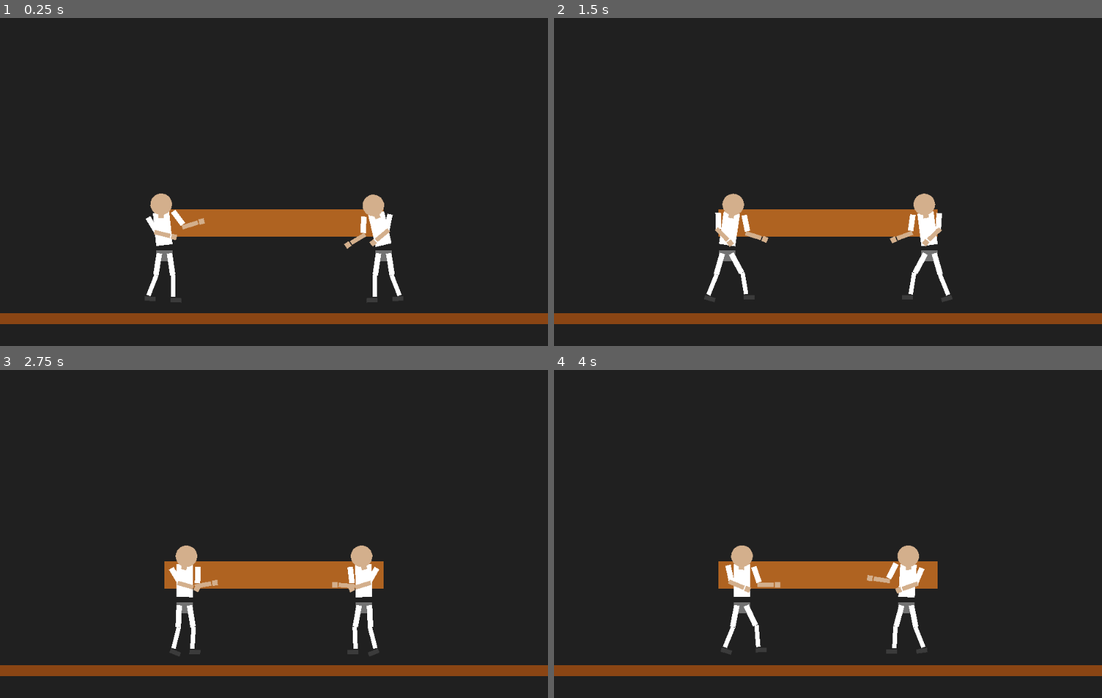
Above: before the commit, frames 1-4 (two rows, left to right).
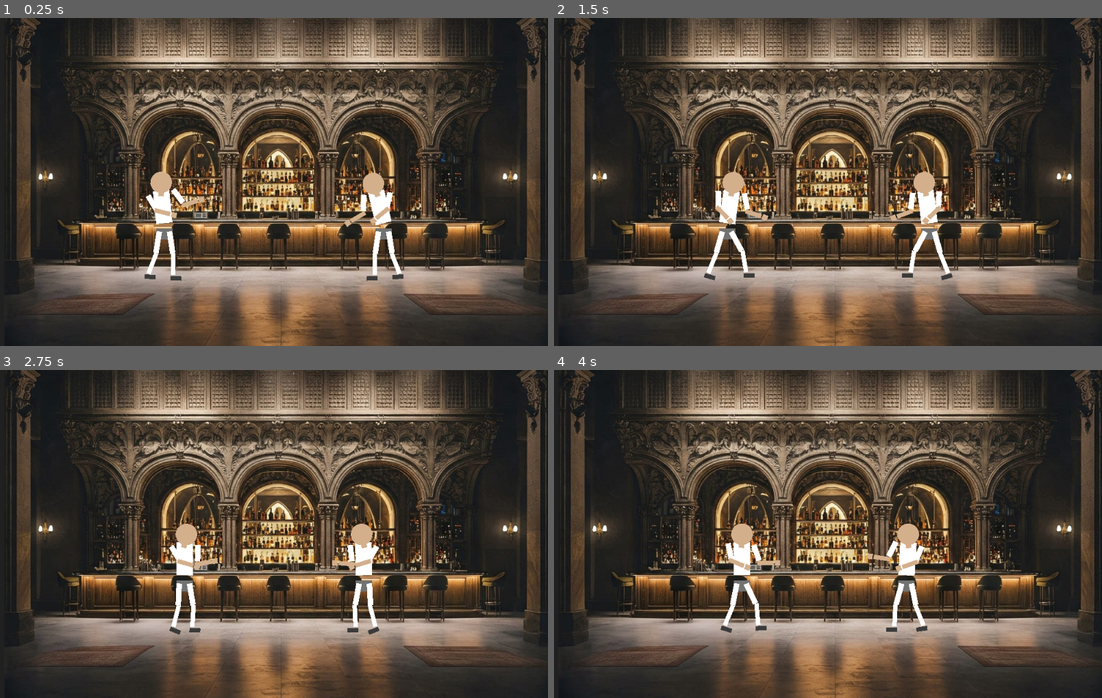
Above: after the commit, the same moments.

Repository: giripriyadarshan/ubc-game
Game: Godot game, scene res://bar.tscn
Same seed, same stepped clock (60 frames per second), same inputs: the game is played once before the commit and once after it. The project has no main scene, so this scene is started directly.
Inputs:
- Up to frame 1 (0.25 s): no input
- Up to frame 2 (1.5 s): hold D (p1_right) 0.53-1.28 s; tap Left (p2_left) at 0.6 s; hold A (p1_left) from 1.28 s (still down); tap Right (p2_right) at 1.35 s
- Up to frame 3 (2.75 s): release A (p1_left) at 2.03 s; hold D (p1_right) from 2.03 s (still down); tap Left (p2_left) at 2.1 s
- Up to frame 4 (4 s): tap Right (p2_right) at 2.85 s; release D (p1_right) at 3.53 s; hold A (p1_left) from 3.53 s (still down); tap Left (p2_left) at 3.6 s

The runs differ from the first frame. In frame 1, 60% of the frame differs, in the area x 0-100%, y 0-100%; in frame 2, 60%; in frame 3, 60%; in frame 4, 60%.

Commit message:
bar layout and assets aligned

Diff:
--- a/bar.tscn
+++ b/bar.tscn
@@ -1,6 +1,7 @@
-[gd_scene load_steps=5 format=3 uid="uid://c0d6eii46lilc"]
+[gd_scene load_steps=6 format=3 uid="uid://c0d6eii46lilc"]
 
 [ext_resource type="Script" uid="uid://bxjuynu3s5b2" path="res://bar.gd" id="1_sbg6f"]
+[ext_resource type="Texture2D" uid="uid://86yq3ovleq4i" path="res://Assets/bar.jpg" id="2_sbg6f"]
 
 [sub_resource type="RectangleShape2D" id="RectangleShape2D_nj6yy"]
 size = Vector2(1000, 20)
@@ -20,13 +21,19 @@
 offset_bottom = 600.0
 color = Color(0.12549, 0.12549, 0.12549, 1)
 
+[node name="Sprite2D" type="Sprite2D" parent="."]
+position = Vector2(505.46, 204.5)
+scale = Vector2(0.621925, 0.618125)
+texture = ExtResource("2_sbg6f")
+
 [node name="Floor" type="StaticBody2D" parent="."]
-position = Vector2(500, 550)
+position = Vector2(500, 510)
 
 [node name="CollisionShape2D" type="CollisionShape2D" parent="Floor"]
 shape = SubResource("RectangleShape2D_nj6yy")
 
 [node name="ColorRect" type="ColorRect" parent="Floor"]
+visible = false
 offset_left = -500.0
 offset_top = -10.0
 offset_right = 500.0
@@ -34,7 +41,8 @@
 color = Color(0.541176, 0.270588, 0.0784314, 1)
 
 [node name="BarCounter" type="StaticBody2D" parent="."]
-position = Vector2(500, 400)
+visible = false
+position = Vector2(500, 360)
 
 [node name="CollisionShape2D" type="CollisionShape2D" parent="BarCounter"]
 position = Vector2(0, -25)
--- a/stickman.tscn
+++ b/stickman.tscn
@@ -3724,7 +3724,7 @@
 [node name="Torso" type="Bone2D" parent="CharacterBody2D/Skeleton2D/Hip"]
 position = Vector2(0, -20)
 rotation = -0.181377
-scale = Vector2(0.999928, 0.999928)
+scale = Vector2(0.999909, 0.999909)
 rest = Transform2D(1, 0, 0, 1, 0, -20)
 
 [node name="TorsoSprite" type="Polygon2D" parent="CharacterBody2D/Skeleton2D/Hip/Torso"]
@@ -3735,7 +3735,7 @@
 [node name="Neck" type="Bone2D" parent="CharacterBody2D/Skeleton2D/Hip/Torso"]
 position = Vector2(0, -60)
 rotation = 0.122044
-scale = Vector2(0.99997, 0.99997)
+scale = Vector2(0.999969, 0.999969)
 rest = Transform2D(1, 0, 0, 1, 0, -60)
 
 [node name="NeckSprite" type="Polygon2D" parent="CharacterBody2D/Skeleton2D/Hip/Torso/Neck"]
@@ -3748,7 +3748,7 @@
 rest = Transform2D(1, 0, 0, 1, 0, -15)
 
 [node name="HeadSprite" type="Node2D" parent="CharacterBody2D/Skeleton2D/Hip/Torso/Neck/Head"]
-scale = Vector2(1.00012, 1.00012)
+scale = Vector2(1.00001, 1.00001)
 
 [node name="Circle" type="Polygon2D" parent="CharacterBody2D/Skeleton2D/Hip/Torso/Neck/Head/HeadSprite"]
 color = Color(0.827451, 0.686275, 0.54902, 1)
@@ -3762,13 +3762,13 @@
 [node name="ShoulderL" type="Bone2D" parent="CharacterBody2D/Skeleton2D/Hip/Torso"]
 position = Vector2(-15, -55)
 rotation = -0.377157
-scale = Vector2(0.999953, 0.999953)
+scale = Vector2(0.999941, 0.999941)
 rest = Transform2D(0.896506, -0.442972, 0.442972, 0.896506, -15, -55)
 
 [node name="UpperArmL" type="Bone2D" parent="CharacterBody2D/Skeleton2D/Hip/Torso/ShoulderL"]
 position = Vector2(-9.99973, 0.000244141)
 rotation = -0.0697027
-scale = Vector2(0.999971, 0.999971)
+scale = Vector2(0.999959, 0.999959)
 rest = Transform2D(0.828198, 0.560436, -0.560436, 0.828198, -9.99973, 0.000244141)
 
 [node name="UpperArmSpriteL" type="Polygon2D" parent="CharacterBody2D/Skeleton2D/Hip/Torso/ShoulderL/UpperArmL"]
@@ -3785,11 +3785,11 @@
 [node name="ForearmL" type="Bone2D" parent="CharacterBody2D/Skeleton2D/Hip/Torso/ShoulderL/UpperArmL"]
 position = Vector2(0.000366211, 30.0022)
 rotation = -0.901037
-scale = Vector2(0.999976, 0.999976)
+scale = Vector2(0.999963, 0.999963)
 rest = Transform2D(0.971996, -0.235, 0.235, 0.971996, 0.000366211, 30.0022)
 
 [node name="ForearmSpriteL" type="Polygon2D" parent="CharacterBody2D/Skeleton2D/Hip/Torso/ShoulderL/UpperArmL/ForearmL"]
-scale = Vector2(0.994814, 0.994814)
+scale = Vector2(0.995109, 0.995109)
 color = Color(0.827451, 0.686275, 0.54902, 1)
 polygon = PackedVector2Array(-4, -5, 4, -5, 4, 25, -4, 25)
 
@@ -3803,8 +3803,8 @@
 rest = Transform2D(1, 0, 0, 1, 0, 30)
 
 [node name="HandSpriteL" type="Polygon2D" parent="CharacterBody2D/Skeleton2D/Hip/Torso/ShoulderL/UpperArmL/ForearmL/HandL"]
-rotation = 2.87468e-05
-scale = Vector2(0.99525, 0.99525)
+rotation = 2.91515e-05
+scale = Vector2(0.995874, 0.995874)
 color = Color(0.827451, 0.686275, 0.54902, 1)
 polygon = PackedVector2Array(-5, -3, 5, -3, 5, 7, -5, 7)
 
@@ -3816,18 +3816,18 @@
 [node name="ShoulderR" type="Bone2D" parent="CharacterBody2D/Skeleton2D/Hip/Torso"]
 position = Vector2(15, -55)
 rotation = -0.108746
-scale = Vector2(0.999962, 0.999962)
+scale = Vector2(0.999948, 0.999948)
 rest = Transform2D(0.997856, 0.0654391, -0.0654391, 0.997856, 15, -55)
 
 [node name="UpperArmR" type="Bone2D" parent="CharacterBody2D/Skeleton2D/Hip/Torso/ShoulderR"]
 position = Vector2(10.0005, -0.00012207)
 rotation = -0.510447
-scale = Vector2(0.999942, 0.999942)
+scale = Vector2(0.999925, 0.999925)
 rest = Transform2D(1, 1.74846e-07, -1.74846e-07, 1, 10.0005, -0.00012207)
 
 [node name="UpperArmSpriteR" type="Polygon2D" parent="CharacterBody2D/Skeleton2D/Hip/Torso/ShoulderR/UpperArmR"]
-rotation = 3.14539e-05
-scale = Vector2(1.00008, 1.00008)
+rotation = 3.25113e-05
+scale = Vector2(1.00009, 1.00009)
 color = Color(0.356863, 0.356863, 0.356863, 1)
 offset = Vector2(-0.289734, -0.270401)
 polygon = PackedVector2Array(-5, -5, 5, -5, 5, 25, -5, 25)
@@ -3840,11 +3840,11 @@
 [node name="ForearmR" type="Bone2D" parent="CharacterBody2D/Skeleton2D/Hip/Torso/ShoulderR/UpperArmR"]
 position = Vector2(-6.10352e-05, 30.0001)
 rotation = -1.34565
-scale = Vector2(0.999957, 0.999957)
+scale = Vector2(0.999946, 0.999946)
 rest = Transform2D(1, 1.74845e-07, -1.74845e-07, 1, -6.10352e-05, 30.0001)
 
 [node name="ForearmSpriteR" type="Polygon2D" parent="CharacterBody2D/Skeleton2D/Hip/Torso/ShoulderR/UpperArmR/ForearmR"]
-scale = Vector2(1.00091, 1.00059)
+scale = Vector2(1.00093, 1.00061)
 color = Color(0.827451, 0.686275, 0.54902, 1)
 polygon = PackedVector2Array(-4, -5, 4, -5, 4, 25, -4, 25)
 
@@ -3859,7 +3859,7 @@
 rest = Transform2D(1, 0, 0, 1, 0, 30)
 
 [node name="HandSpriteR" type="Polygon2D" parent="CharacterBody2D/Skeleton2D/Hip/Torso/ShoulderR/UpperArmR/ForearmR/HandR"]
-scale = Vector2(1.00091, 1.00091)
+scale = Vector2(1.00093, 1.00093)
 color = Color(0.827451, 0.686275, 0.54902, 1)
 polygon = PackedVector2Array(-5, -3, 5, -3, 5, 7, -5, 7)
 
@@ -3871,7 +3871,7 @@
 [node name="ThighL" type="Bone2D" parent="CharacterBody2D/Skeleton2D/Hip"]
 position = Vector2(-10, 0)
 rotation = 0.160089
-scale = Vector2(0.999958, 0.999958)
+scale = Vector2(0.999936, 0.999936)
 rest = Transform2D(0.998739, 0.0497265, -0.0497265, 0.998739, -10, 0)
 
 [node name="ThighSpriteL" type="Polygon2D" parent="CharacterBody2D/Skeleton2D/Hip/ThighL"]
@@ -3887,12 +3887,12 @@
 [node name="LowerLegL" type="Bone2D" parent="CharacterBody2D/Skeleton2D/Hip/ThighL"]
 position = Vector2(-0.00765991, 40.0044)
 rotation = 0.213037
-scale = Vector2(0.999966, 0.999966)
+scale = Vector2(0.999953, 0.999953)
 rest = Transform2D(0.999976, 0.000229388, -0.000229388, 0.999976, -0.00765991, 40.0044)
 
 [node name="LowerLegSpriteL" type="Polygon2D" parent="CharacterBody2D/Skeleton2D/Hip/ThighL/LowerLegL"]
-rotation = -8.5408e-05
-scale = Vector2(1.00146, 1.00146)
+rotation = -8.90111e-05
+scale = Vector2(1.00143, 1.00143)
 color = Color(0.356863, 0.356863, 0.356863, 1)
 polygon = PackedVector2Array(-4, -5, 4, -5, 4, 35, -4, 35)
 
@@ -3907,8 +3907,8 @@
 rest = Transform2D(1, 0, 0, 1, 0, 40)
 
 [node name="FootSpriteL" type="Polygon2D" parent="CharacterBody2D/Skeleton2D/Hip/ThighL/LowerLegL/FootL"]
-rotation = -5.80097e-05
-scale = Vector2(1.00142, 1.00142)
+rotation = -5.71639e-05
+scale = Vector2(1.00138, 1.00138)
 color = Color(0.231373, 0.231373, 0.231373, 1)
 polygon = PackedVector2Array(-5, -3, 15, -3, 15, 5, -5, 5)
 
@@ -3920,11 +3920,11 @@
 [node name="ThighR" type="Bone2D" parent="CharacterBody2D/Skeleton2D/Hip"]
 position = Vector2(10, 0)
 rotation = -0.148885
-scale = Vector2(0.999994, 0.999994)
+scale = Vector2(0.99998, 0.99998)
 rest = Transform2D(1, 0, 0, 1, 10, 0)
 
 [node name="ThighSpriteR" type="Polygon2D" parent="CharacterBody2D/Skeleton2D/Hip/ThighR"]
-scale = Vector2(1.00041, 1.00041)
+scale = Vector2(1.00048, 1.00048)
 color = Color(0.356863, 0.356863, 0.356863, 1)
 polygon = PackedVector2Array(-5, -5, 5, -5, 5, 35, -5, 35)
 
@@ -3936,11 +3936,12 @@
 [node name="LowerLegR" type="Bone2D" parent="CharacterBody2D/Skeleton2D/Hip/ThighR"]
 position = Vector2(0, 40)
 rotation = 0.153335
-scale = Vector2(0.999992, 0.999992)
+scale = Vector2(0.999974, 0.999974)
 rest = Transform2D(1, 0, 0, 1, 0, 40)
 
 [node name="LowerLegSpriteR" type="Polygon2D" parent="CharacterBody2D/Skeleton2D/Hip/ThighR/LowerLegR"]
-scale = Vector2(0.998774, 0.998774)
+rotation = -1.27677e-05
+scale = Vector2(0.998382, 0.998382)
 color = Color(0.356863, 0.356863, 0.356863, 1)
 polygon = PackedVector2Array(-4, -5, 4, -5, 4, 35, -4, 35)
 
@@ -3955,8 +3956,8 @@
 rest = Transform2D(1, 0, 0, 1, 0, 40)
 
 [node name="FootSpriteR" type="Polygon2D" parent="CharacterBody2D/Skeleton2D/Hip/ThighR/LowerLegR/FootR"]
-rotation = -2.01286e-05
-scale = Vector2(0.99977, 0.99977)
+rotation = -2.02274e-05
+scale = Vector2(1.00004, 1.00004)
 color = Color(0.231373, 0.231373, 0.231373, 1)
 polygon = PackedVector2Array(-5, -3, 15, -3, 15, 5, -5, 5)
 
Binary file changed: Assets/bar.jpg
